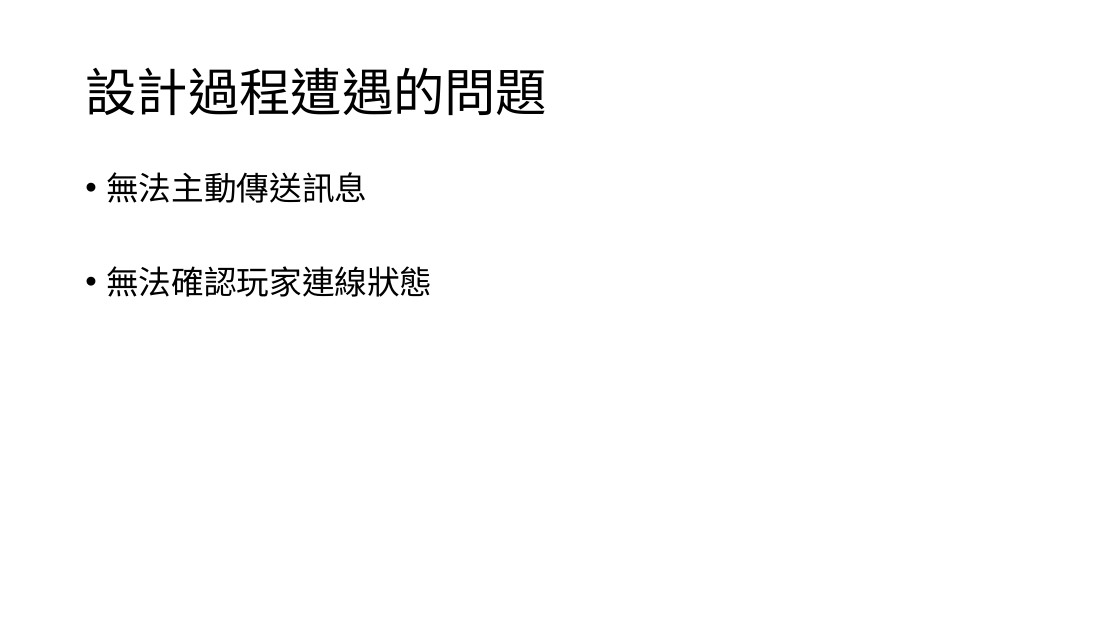
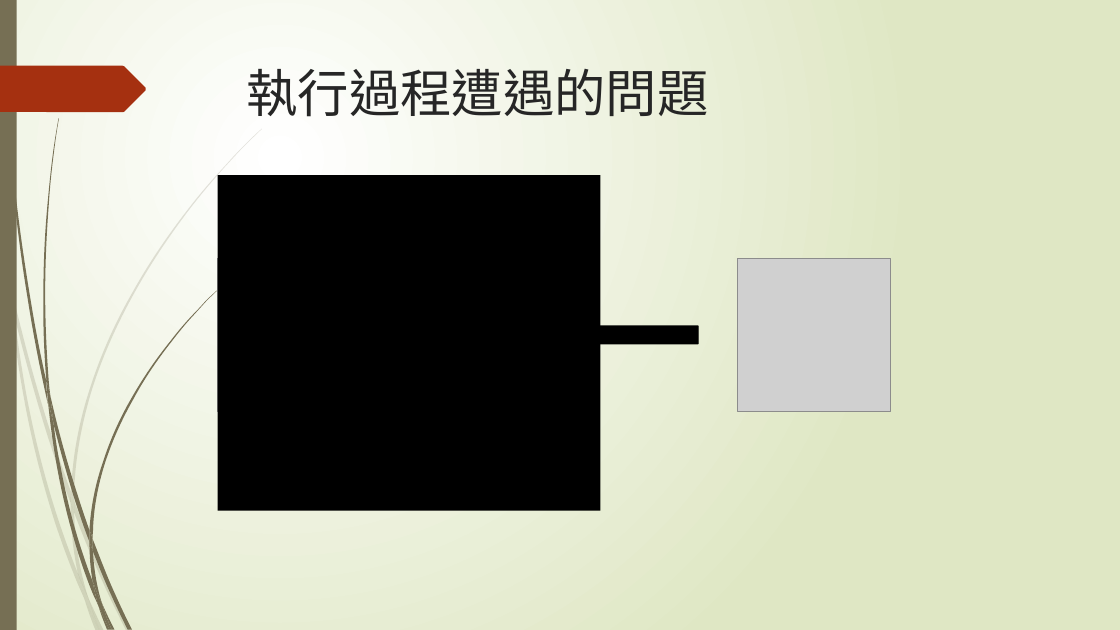
Before and after one commit to Joe-lin-ezra/BattleShip, a slide deck: slide 8 of doc/網路程式設計報告.pptx. Drawn at 1120x630 pixels with LibreOffice and Linux fonts; fonts in the diff are those of the drawing; grey boxes stand for pictures. Boxes give left, top, right and bottom in pixels: in the first picture for what was removed or moved away, otherwise in the second. Text is boxed around its words. In the diff, an @@ line names an element or a change of style, - is before the commit and + after.

```diff
--- a/doc/網路程式設計報告.pptx
+++ b/doc/網路程式設計報告.pptx
@@ background #FFFFFF to gradient #FFFFFF to #DFE8C4 @@
@@ rectangle added at bbox=[0, 0, 17, 630], fill #766F54 @@
@@ title "執行過程遭遇的問題" at bbox=[247, 69, 709, 117]: vertical alignment middle to top @@
@@ freeform shape added at bbox=[0, 66, 146, 112], fill #A53010 @@
@@ title at bbox=[247, 69, 709, 117]: text changed; font Calibri to Quicksand; text colour #000000 to #262626 @@
-設計過程遭遇的問題
+執行過程遭遇的問題
@@ text removed at bbox=[106, 172, 432, 297] @@
-• 無法主動傳送訊息
-• 無法確認玩家連線狀態
@@ rectangle added at bbox=[218, 175, 601, 511], fill #000000 @@
@@ picture added at bbox=[218, 258, 371, 412] @@
@@ cross added at bbox=[469, 252, 601, 418], fill #FF0000 @@
@@ picture added at bbox=[738, 258, 891, 412] @@
@@ right arrow added at bbox=[371, 312, 698, 358], fill #000000, outline #000000 1.25 pt @@
@@ group added at bbox=[0, 129, 262, 630]: 10 freeform shapes @@
@@ group added at bbox=[3, 0, 218, 630]: 12 freeform shapes @@
```
Also in this commit, not shown: 12 other slides changed, 1 slide added, 1 slide removed.
